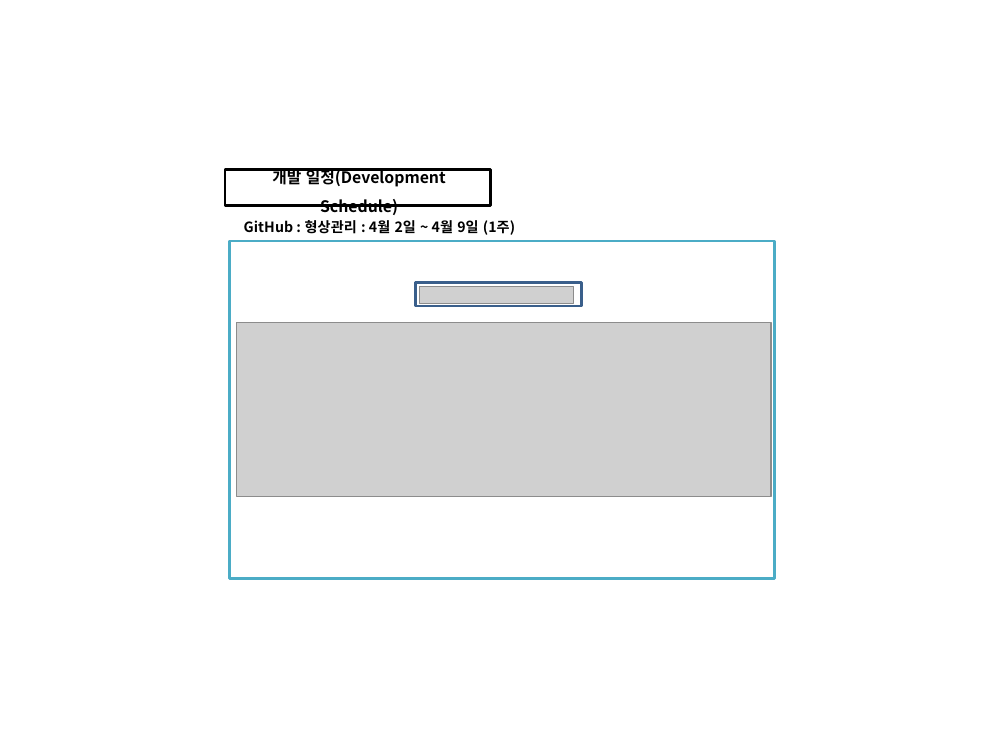
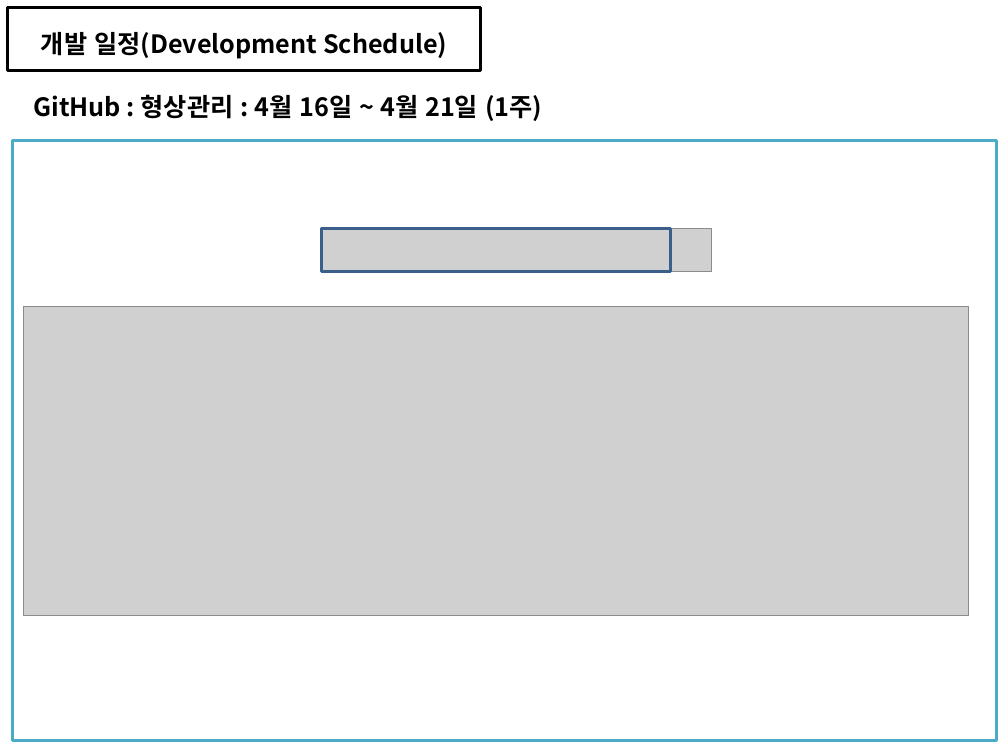
Before and after one commit to soh0256/4team, a slide deck: slide 13 of 개발 4팀 2차 미니 프로젝트/6) KOSMO_77기_개발 4팀_일정관리_형상관리_활용_종합보고서.pptx (slide 12 before the commit). Drawn at 1008x756 pixels with LibreOffice and Linux fonts; fonts in the diff are those of the drawing; grey boxes stand for pictures. Boxes give left, top, right and bottom in pixels: in the first picture for what was removed or moved away, otherwise in the second. Text is boxed around its words. In the diff, an @@ line names an element or a change of style, - is before the commit and + after.

```diff
--- a/개발 4팀 2차 미니 프로젝트/6) KOSMO_77기_개발 4팀_일정관리_형상관리_활용_종합보고서.pptx
+++ b/개발 4팀 2차 미니 프로젝트/6) KOSMO_77기_개발 4팀_일정관리_형상관리_활용_종합보고서.pptx
@@ text "개발 일정(Development Schedule)": place and size @@
-text "개발 일정(Development Schedule)" at (272, 167, 446, 215)
+text "개발 일정(Development Schedule)" at (41, 32, 447, 59)
@@ text "개발 일정(Development Schedule)" at (41, 32, 447, 59): size 11.2 to 18 pt; vertical alignment middle to top @@
@@ rectangle added at (8, 8, 481, 72), outline #000000 2 pt @@
@@ text at (33, 94, 542, 121): text changed; size 10.1 to 18 pt @@
-GitHub : 형상관리 : 4월 2일 ~ 4월 9일 (1주)
+GitHub : 형상관리 : 4월 16일 ~ 4월 21일 (1주)
@@ rectangle: place and size @@
-rectangle at (230, 241, 775, 579)
+rectangle at (13, 140, 996, 741)
@@ rectangle removed at (225, 169, 491, 205) @@
@@ picture: place and size @@
-picture at (419, 287, 574, 304)
+picture at (322, 229, 712, 271)
@@ rectangle: place and size @@
-rectangle at (415, 283, 582, 306)
+rectangle at (322, 229, 670, 271)
@@ picture: place and size @@
-picture at (237, 323, 771, 497)
+picture at (23, 306, 969, 616)
```
Also in this commit, not shown: 13 other slides changed, 22 slides added.
